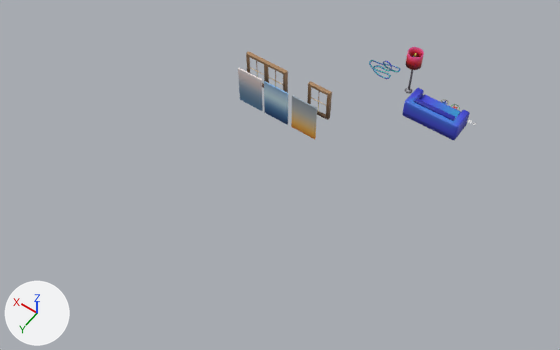
The Blender file Assets/Models/EyeForcz-models.blend, before and after one commit.
One viewpoint serves both versions: a 50 mm camera at (-48.0, 274.0, 293.0) aimed at (82.0, 93.0, 8.0). Lighting does not change. The marker at lower left points along +X, +Y and +Z.

The scene before the commit, as lines of its bpy script (objects in view):
```python
ob_arrow_icon = bpy.data.objects.new('arrow-icon', me_torus_001)
ob_arrow_icon.location = (43.9, -0.1, 0.0)
ob_boost_icon = bpy.data.objects.new('boost-icon', me_sphere_001)
ob_boost_icon.location = (37.7, 0.0, 0.0)
ob_car_track = bpy.data.objects.new('car-track', me_beziercurve)
ob_car_track.location = (81.7, 0.0, 0.0)
ob_lamp = bpy.data.objects.new('lamp', me_sphere)
ob_lamp.location = (63.2, 3.2, 0.0)
ob_lamp.rotation_euler = (0.0, 0.0, -3.142)  # degrees (0, 0, -180)
ob_referencecouch = bpy.data.objects.new('referenceCouch', me_cube_002)
ob_referencecouch.location = (42.6, 13.2, 0.0)
ob_referencecouch.rotation_euler = (0.0, 0.0, -3.142)  # degrees (0, 0, -180)
ob_sky_1 = bpy.data.objects.new('sky-1', me_cube_005)
ob_sky_1.location = (92.3, 57.9, 9.5)
ob_sky_2 = bpy.data.objects.new('sky-2', me_cube_003)
ob_sky_2.location = (109.2, 57.9, 9.5)
ob_sky_3 = bpy.data.objects.new('sky-3', me_cube_004)
ob_sky_3.location = (125.1, 57.9, 9.5)
ob_window_double = bpy.data.objects.new('window-double', me_cube_001)
ob_window_double.location = (118.5, 44.7, 0.2)
# also in view: 'window-single' at (93.0, 44.0, 9.0)
```
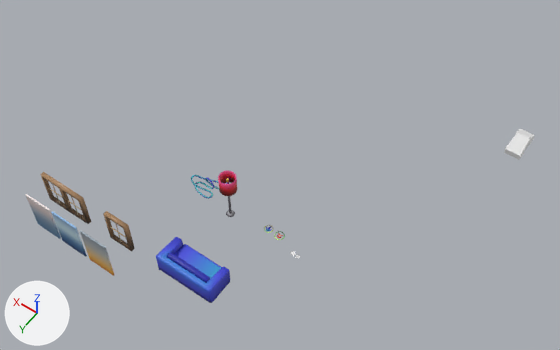
Commit message: WIP hyper realistic after real world car thats very difficult to model play car

Changed parts and their boxes (x1, y1, x2, y2) in the pictures (560 x 350 px):
'referenceCouch', moved: before (402, 88, 470, 140); after (156, 237, 230, 303)
'sky-1', moved: before (291, 96, 317, 139); after (80, 231, 115, 276)
'sky-2', moved: before (264, 81, 288, 124); after (51, 211, 87, 257)
'window-double', moved: before (246, 51, 288, 93); after (40, 172, 91, 224)
'sky-3', moved: before (238, 68, 263, 111); after (26, 194, 61, 239)
'lamp', moved: before (405, 47, 424, 93); after (218, 170, 237, 217)
'window-single', moved: before (307, 81, 332, 120); after (103, 211, 135, 251)
'Cube', added: after (504, 129, 534, 160)
'car-track', moved: before (369, 60, 401, 79); after (191, 175, 219, 199)
'boost-icon', moved: before (451, 104, 460, 109); after (274, 231, 285, 240)
'arrow-icon', moved: before (441, 100, 449, 105); after (264, 225, 273, 233)

What the commit changed:
Mesh me_cube_006 is new.
It has 87 vertices, 57 faces and spans x 0.0..2.37, y -1.01..8.08, z -0.56..2.42.
Object 'lamp' (ob_lamp) moves from (63.2, 3.2, 0.0) to (90.9, 119.4, 0.0).
Object 'car-track' (ob_car_track) moves from (81.7, 0.0, 0.0) to (109.4, 116.2, 0.0).
Object 'arrow-icon' (ob_arrow_icon) moves from (43.9, -0.1, 0.0) to (71.5, 116.1, 0.0).
Object 'boost-icon' (ob_boost_icon) moves from (37.7, 0.0, 0.0) to (65.4, 116.2, 0.0).
Object 'sky-1' (ob_sky_1) moves from (92.3, 57.9, 9.5) to (120.0, 174.2, 9.5).
Object 'sky-2' (ob_sky_2) moves from (109.2, 57.9, 9.5) to (136.8, 174.2, 9.5).
Object 'sky-3' (ob_sky_3) moves from (125.1, 57.9, 9.5) to (152.8, 174.2, 9.5).
Object 'window-double' (ob_window_double) moves from (118.5, 44.7, 0.2) to (146.2, 161.0, 0.2).
Object 'window-single' (ob_window_single) moves from (92.5, 44.1, 0.2) to (120.2, 160.3, 0.2).
Object 'referenceCouch' (ob_referencecouch) moves from (42.6, 13.2, 0.0) to (83.9, 154.1, 0.0).
Object 'Cube' (ob_cube) is new; it shows me_cube_006.
Its location is (0.0, 0.0, 3.0).
Its scale is (1.82, 1.82, 1.82).
It gains a MIRROR modifier named 'Mirror'.
